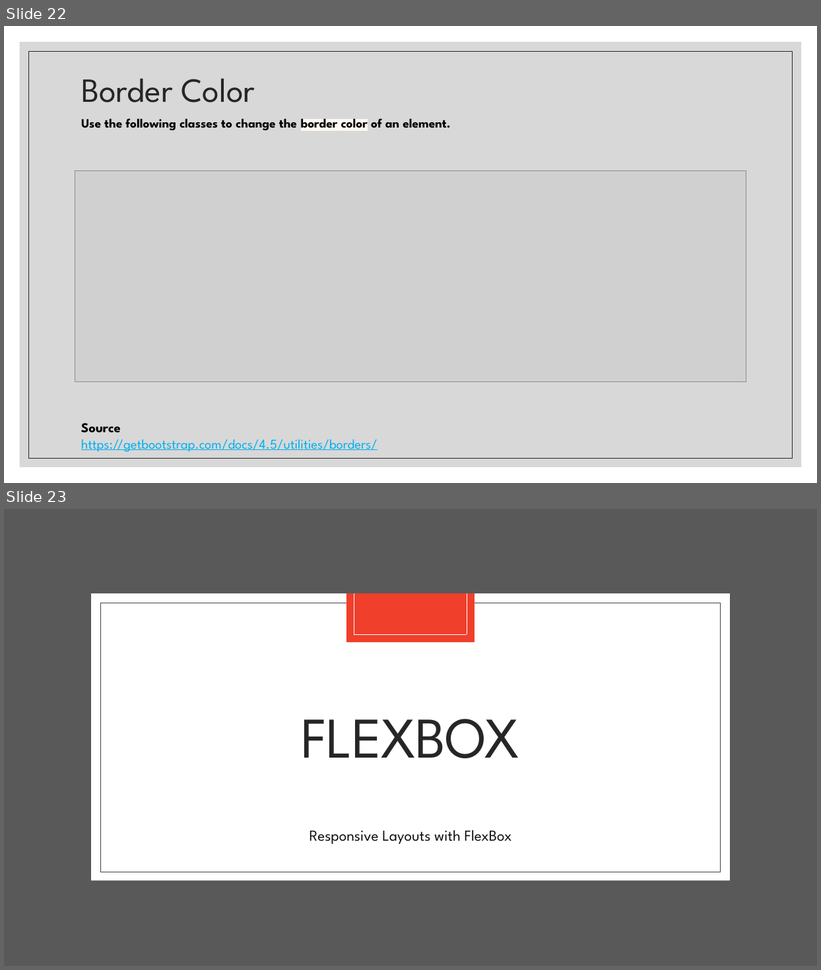
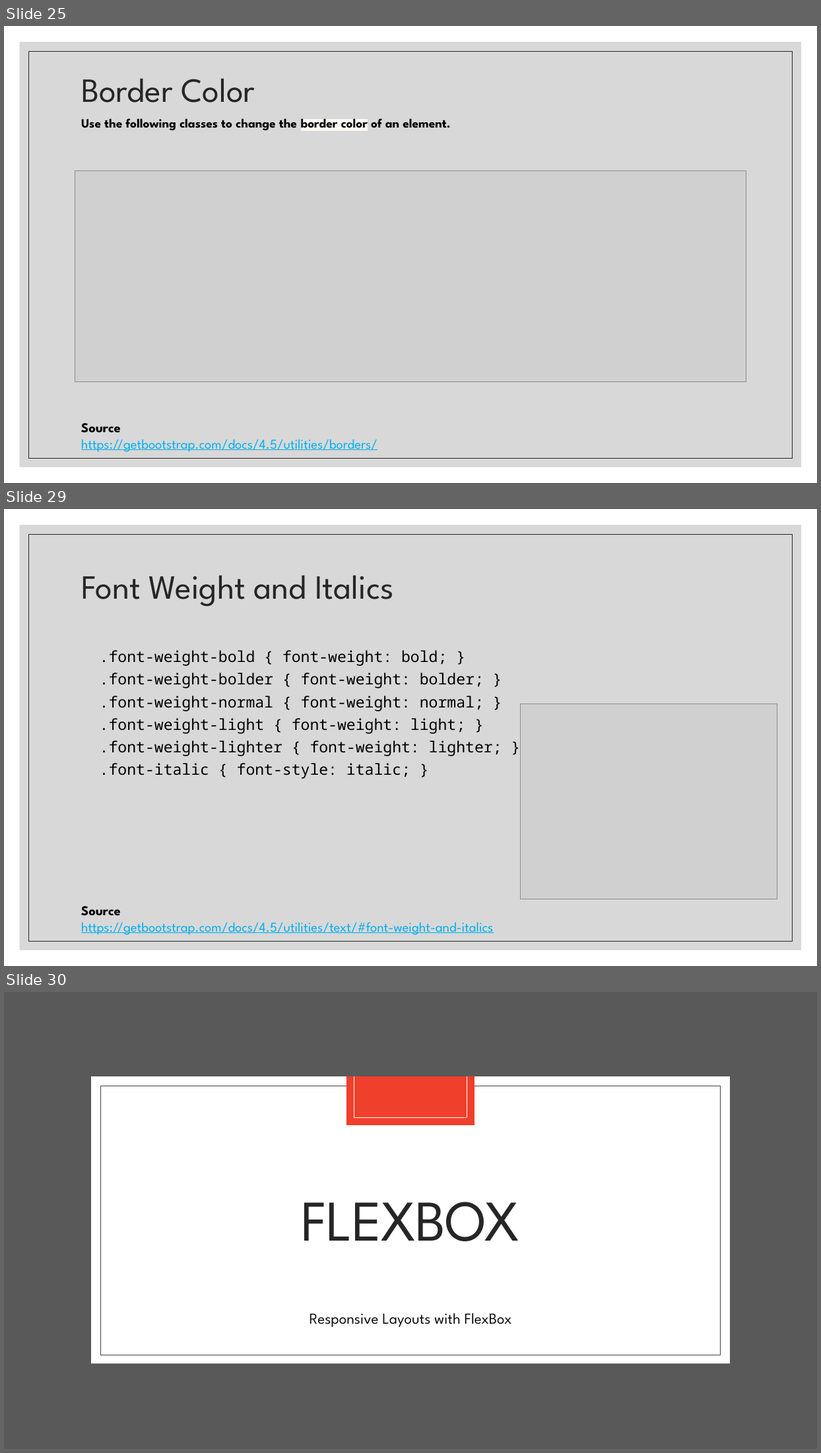
Before and after one commit to paulsmithkc/awd1000_base_lab_and_homework, a slide deck: bootstrap/slides/Intro to Bootstrap.pptx. Shown one above the other, each under a label of ours: slides 22 and 23 before the commit, slides 25, 29 and 30 after it; the slides between them are not shown. The pictures are 821x970 and 821x1453 pixels, drawn with LibreOffice and Linux fonts; fonts in the diff are those of the drawing; grey boxes stand for pictures. Boxes give left, top, right and bottom in pixels: in the first picture for what was removed or moved away, otherwise in the second. Text is boxed around its words. In the diff, an @@ line names an element or a change of style, - is before the commit and + after.

```diff
--- a/bootstrap/slides/Intro to Bootstrap.pptx
+++ b/bootstrap/slides/Intro to Bootstrap.pptx
@@ slide 29 added at (x1=4, y1=509, x2=817, y2=966), background #FFFFFF; not listed: 2 template elements that a slide beside it also shows @@
@@ title added at (x1=81, y1=575, x2=393, y2=607), 40 pt, text #262626 @@
+Font Weight and Italics
@@ text added at (x1=100, y1=650, x2=502, y2=779), 18 pt, text #000000 @@
+  .font-weight-bold { font-weight: bold; }
+  .font-weight-bolder { font-weight: bolder; }
+  .font-weight-normal { font-weight: normal; }
+  .font-weight-light { font-weight: light; }
+  .font-weight-lighter { font-weight: lighter; }
+  .font-italic { font-style: italic; }
@@ picture added at (x1=520, y1=704, x2=778, y2=900) @@
@@ text added at (x1=81, y1=906, x2=493, y2=935), 16 pt, text #00B0F0, underline @@
+Source
+https://getbootstrap.com/docs/4.5/utilities/text/#font-weight-and-italics
@@ what was slide 22 is now slide 25 @@
@@ what was slide 23 is now slide 30 @@
```
Also in this commit, not shown: 2 slides changed, 16 other slides added.
